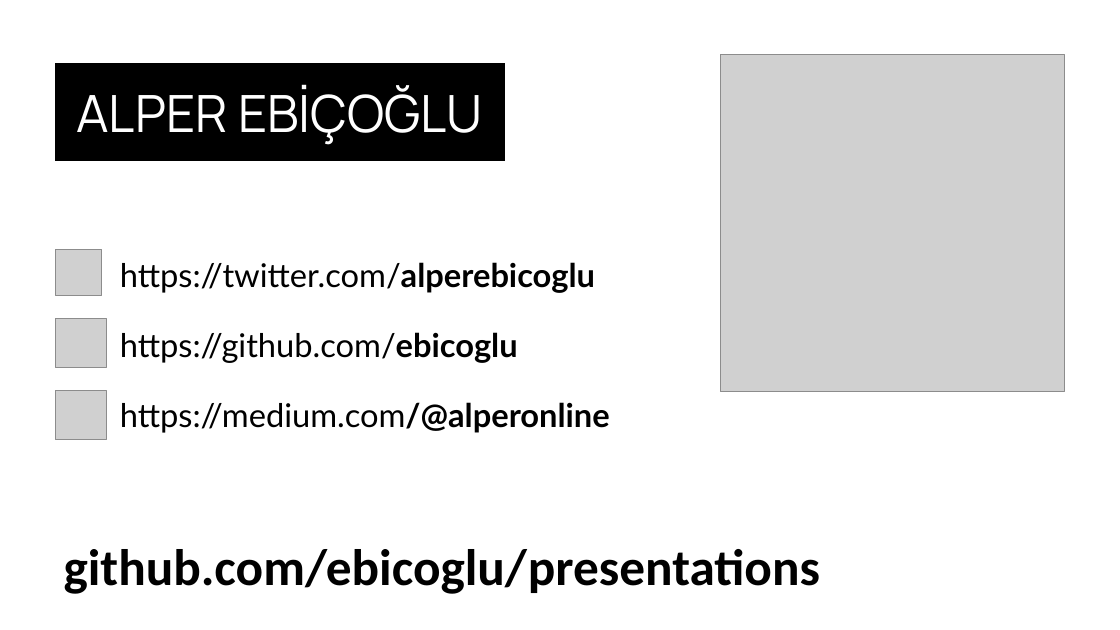
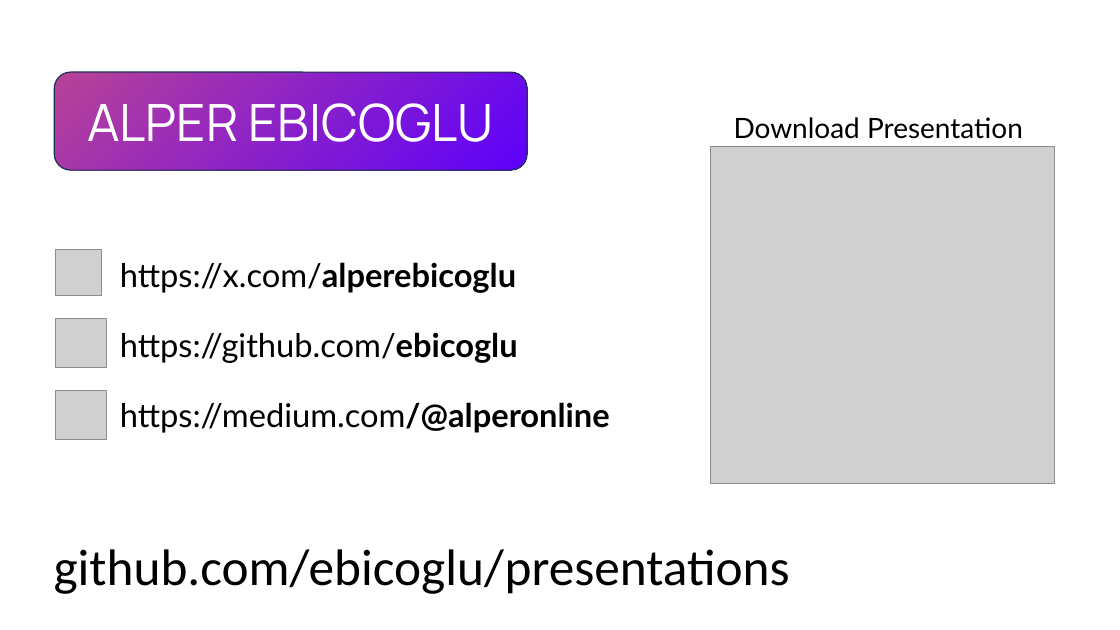
Before and after one commit to ebicoglu/presentations, a slide deck: slide 48 of multi-tenancy-wearedevelopers-2025_30mins.pptx. Drawn at 1120x630 pixels with LibreOffice and Linux fonts; fonts in the diff are those of the drawing; grey boxes stand for pictures; background and template pictures are left out. Boxes give left, top, right and bottom in pixels: in the first picture for what was removed or moved away, otherwise in the second. Text is boxed around its words. In the diff, an @@ line names an element or a change of style, - is before the commit and + after.

```diff
--- a/multi-tenancy-wearedevelopers-2025_30mins.pptx
+++ b/multi-tenancy-wearedevelopers-2025_30mins.pptx
@@ rectangle removed at (55, 64, 505, 160) @@
-ALPER EBİÇOĞLU
@@ rounded rectangle added at (55, 72, 528, 171), fill gradient #512BD4 to #5D00FB to #B84297, outline #1E3256 1 pt, 44 pt, text #FFFFFF @@
+ALPER EBICOGLU
@@ text added at (734, 117, 1023, 139), 24 pt, text #000000 @@
+Download Presentation
@@ picture: place and size @@
-picture at (720, 55, 1065, 392)
+picture at (710, 146, 1054, 483)
@@ text at (120, 262, 516, 293): text changed @@
-https://twitter.com/alperebicoglu
+https://x.com/alperebicoglu
@@ text "github.com/ebicoglu/presentations": place and size @@
-text "github.com/ebicoglu/presentations" at (64, 549, 820, 594)
+text "github.com/ebicoglu/presentations" at (54, 549, 790, 594)
@@ text "github.com/ebicoglu/presentations" at (54, 549, 790, 594): bold off @@
```
Also in this commit, not shown: 19 other slides changed.
